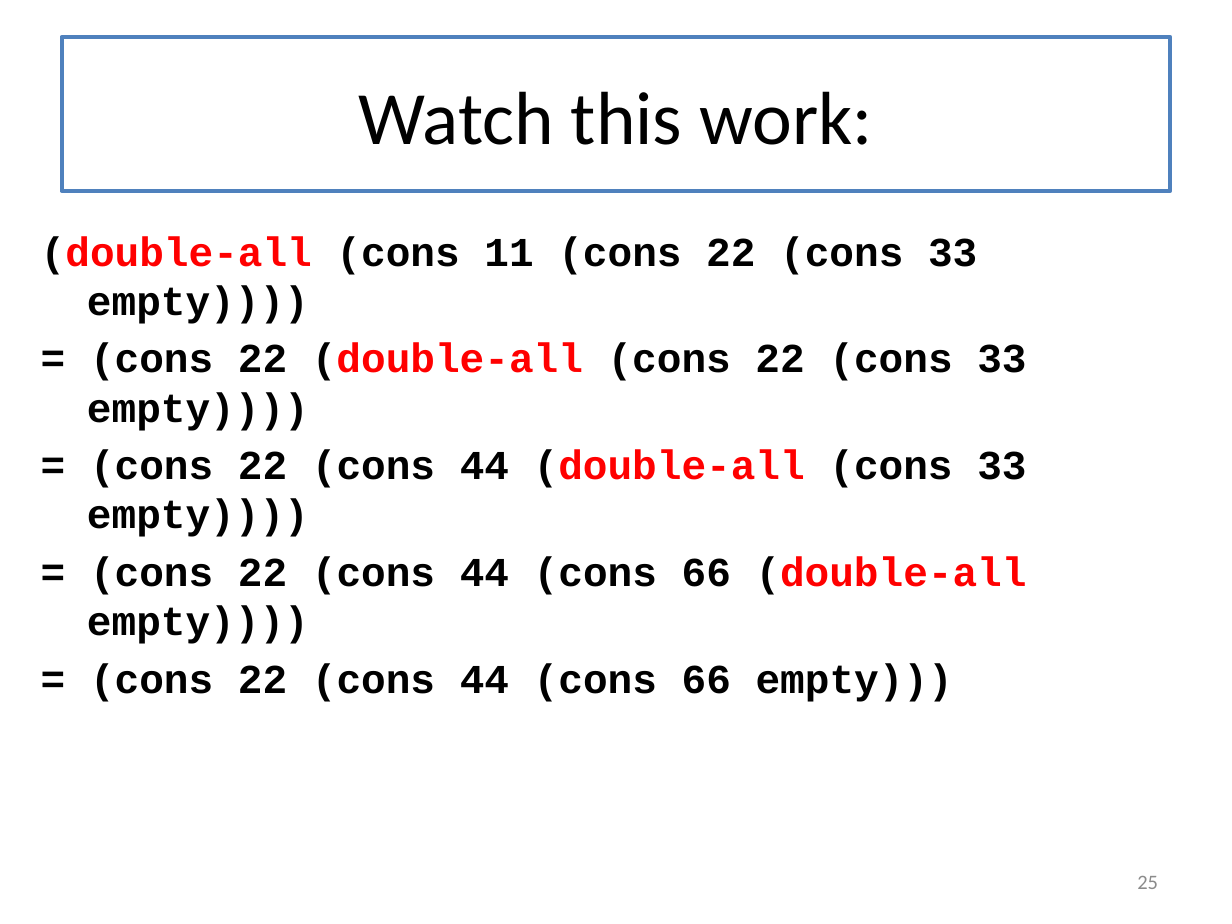
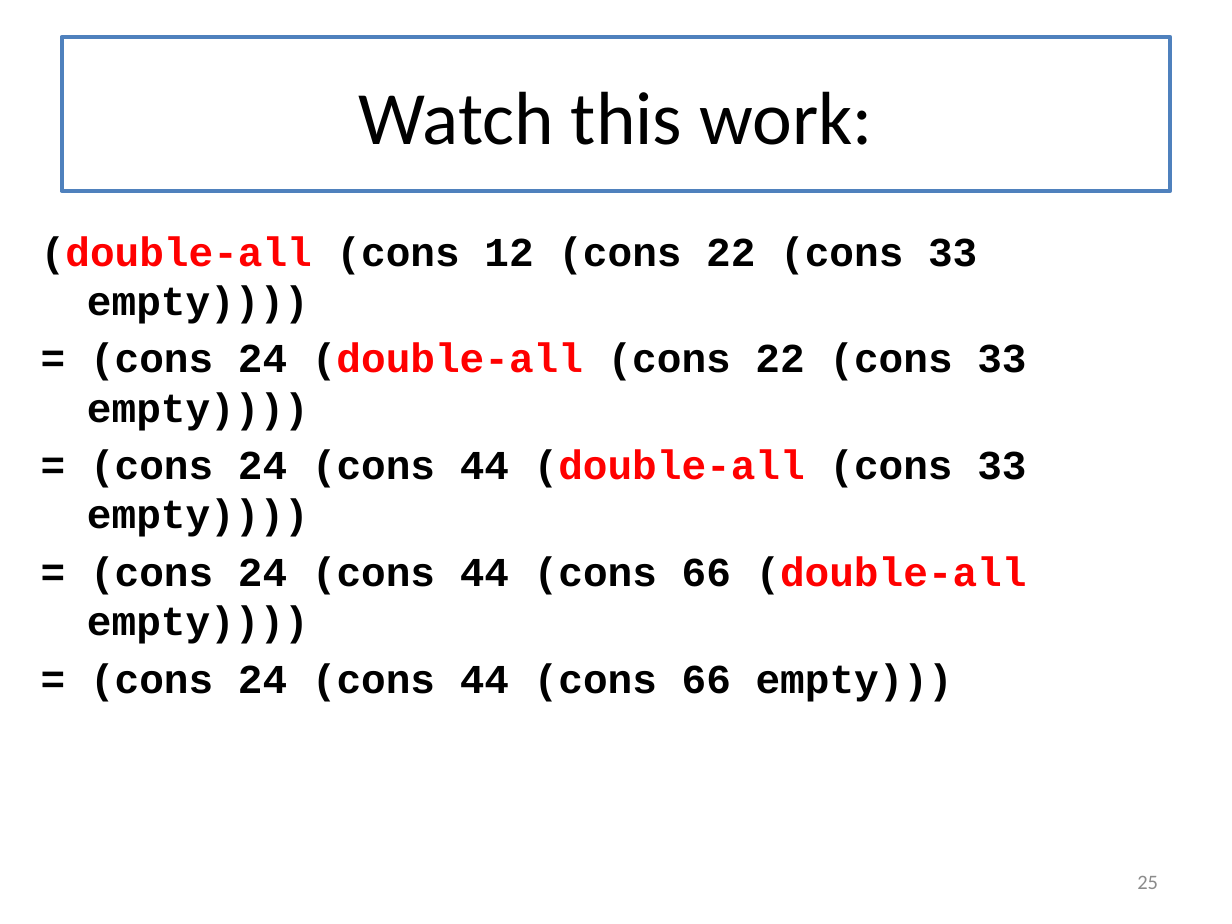
Before and after one commit to mwand/cs5010f17, a slide deck: slide 25 of Slides/Lesson 4.2 The Observer Template for List Data.pptx. Drawn at 1232x924 pixels with LibreOffice and Linux fonts; fonts in the diff are those of the drawing. Boxes give left, top, right and bottom in pixels: in the first picture for what was removed or moved away, otherwise in the second. Text is boxed around its words. In the diff, an @@ line names an element or a change of style, - is before the commit and + after.

```diff
--- a/Slides/Lesson 4.2 The Observer Template for List Data.pptx
+++ b/Slides/Lesson 4.2 The Observer Template for List Data.pptx
@@ text at box(41, 236, 1027, 702): text changed @@
-(double-all (cons 11 (cons 22 (cons 33 empty))))
-= (cons 22 (double-all (cons 22 (cons 33 empty))))
-= (cons 22 (cons 44 (double-all (cons 33 empty))))
-= (cons 22 (cons 44 (cons 66 (double-all empty))))
-= (cons 22 (cons 44 (cons 66 empty)))
+(double-all (cons 12 (cons 22 (cons 33 empty))))
+= (cons 24 (double-all (cons 22 (cons 33 empty))))
+= (cons 24 (cons 44 (double-all (cons 33 empty))))
+= (cons 24 (cons 44 (cons 66 (double-all empty))))
+= (cons 24 (cons 44 (cons 66 empty)))
```
Also in this commit, not shown: 1 other slide changed, 5 other files.
